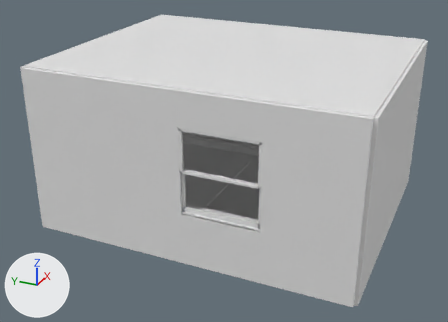
Renders of the glTF model src/app/public/media/white-rabbit/room.glb from each side of a commit.
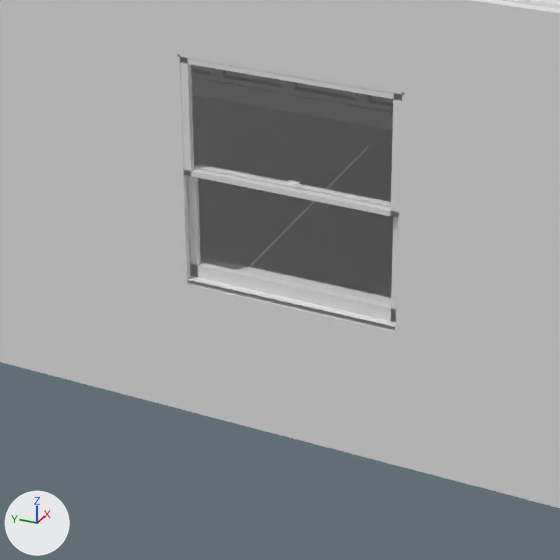
Each version is shown whole from a camera (50 mm lens) standing at (-8.7, -3.66, 5.07) and looking at (-0.28, 0.13, 0.86), then close up on the part from 25% to 72% of the width and 33% to 99% of the height. The lights are fixed; the arrows at lower left show +X, +Y and +Z. The first two pictures are the older version. Where no turn or scale is listed for an object, it has been applied to the vertices. Vertices at exactly the same position are counted once.

The scene before the commit, as lines of its bpy script (objects in view):
```python
me_mesh_10 = bpy.data.meshes.new('Mesh_10')
me_mesh_10.from_pydata(...)  # 152 vertices, 300 faces; spans x -1.5..1.5, y -0.95..0.95, z -0.01..0.01
me_mesh_2 = bpy.data.meshes.new('Mesh_2')
me_mesh_2.from_pydata([(-2.0, 2.5, 0.0), (-2.0, -2.5, 0.0), (2.0, 2.5, 0.0), (2.0, -2.5, 0.0)], [], [(0, 1, 2), (1, 3, 2)])
me_mesh_3 = bpy.data.meshes.new('Mesh_3')
me_mesh_3.from_pydata(...)  # 224 vertices, 372 faces; spans x -0.13..0.13, y -0.83..0.83, z -0.75..0.75
ob_room_11 = bpy.data.objects.new('room-11', me_mesh_10)
ob_room_11.location = (0.06, 1.35, 0.013)
ob_room_2 = bpy.data.objects.new('room-2', me_mesh_2)
ob_room_2.location = (0.0, 0.0, 0.0)
ob_room_3 = bpy.data.objects.new('room-3', me_mesh_3)
ob_room_3.location = (-1.92, -0.6, 1.486)
# also in view: 'room-9' at (0.0, 0.0, 1.25); 'room-0' at (0.0, 0.0, 1.3); 'room-8' at (0.0, 0.0, 0.39)
```
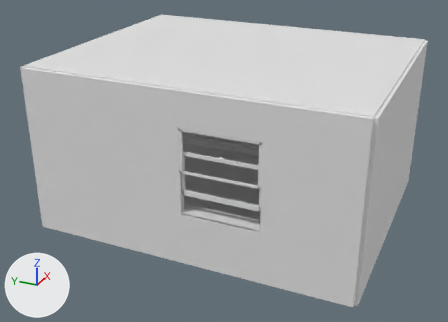
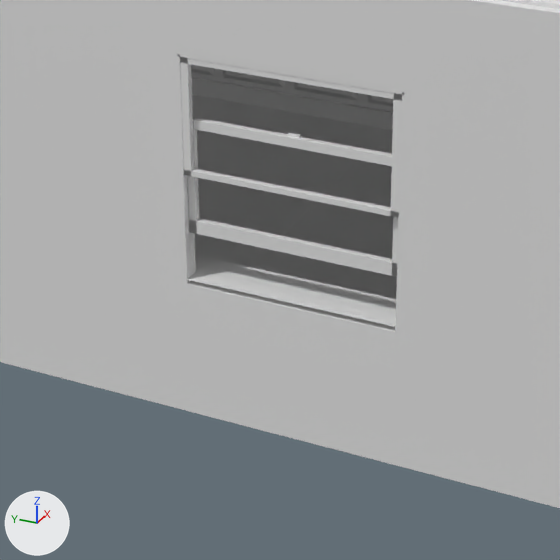
Changed parts and their boxes (x1, y1, x2, y2) in the close-ups (560 x 560 px; the box of a moved part takes in the faces that stretch with it):
part 1 of me_mesh_3, moved or reshaped
    before: (188, 163, 398, 322)
    after: (188, 117, 398, 277)

The change in detail:
me_mesh_3 has 224 vertices, 372 faces and spans x -0.13..0.13, y -0.83..0.83, z -0.75..0.75.
me_mesh_3 is used by ob_room_3; location (-1.92, -0.6, 1.486).
me_mesh_3 part 1: the loose piece of 24 vertices spanning x -0.09..-0.05, y -0.59..0.59, z -0.66..-0.01 is moved by (0.0, 0.0, 0.26).
